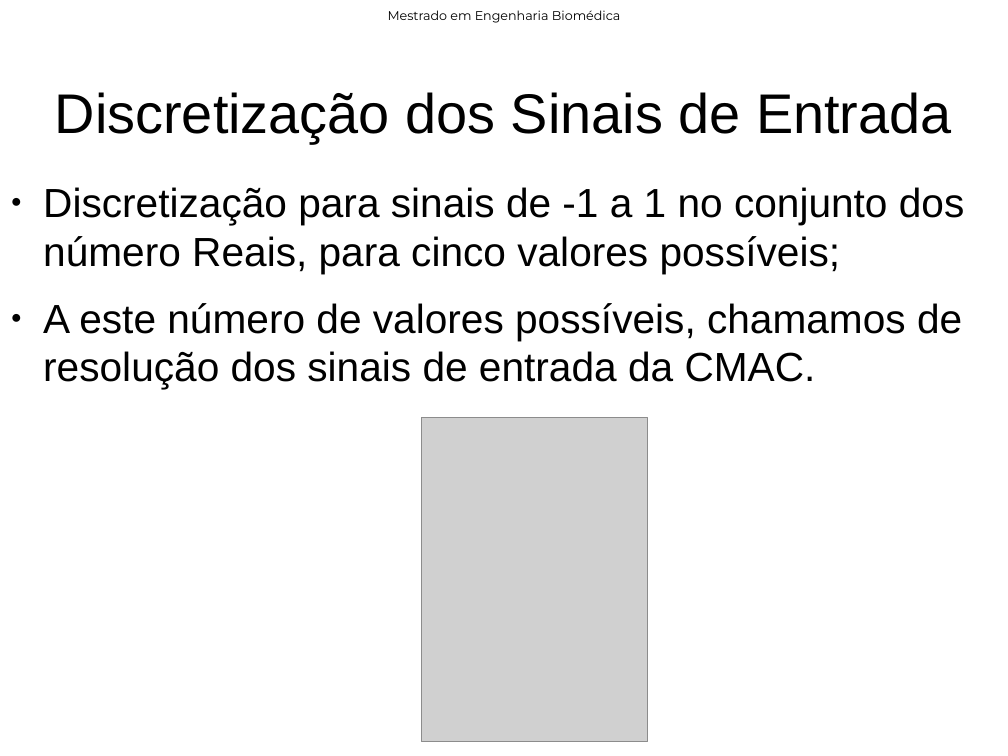
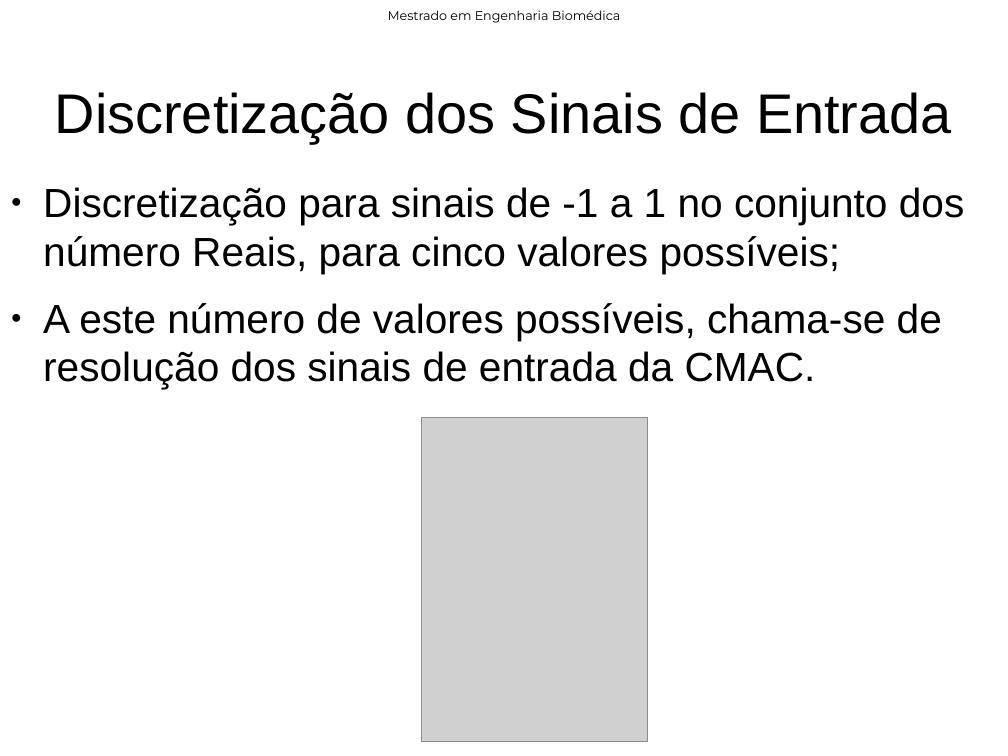
Before and after one commit to rob-nn/dissertation, a slide deck: slide 32 of qualify/qualify.odp (slide 30 before the commit). Drawn at 1008x756 pixels with LibreOffice and Linux fonts; fonts in the diff are those of the drawing; grey boxes stand for pictures; background and template pictures are left out. Boxes give left, top, right and bottom in pixels: in the first picture for what was removed or moved away, otherwise in the second. Text is boxed around its words. In the diff, an @@ line names an element or a change of style, - is before the commit and + after.

```diff
--- a/qualify/qualify.odp
+++ b/qualify/qualify.odp
@@ text at (43, 303, 942, 389): text changed @@
-● A este número de valores possíveis, chamamos de resolução dos sinais de entrada da CMAC.
+● A este número de valores possíveis, chama-se de resolução dos sinais de entrada da CMAC.
```
Also in this commit, not shown: 18 other slides changed, 6 slides added, 18 other files.
